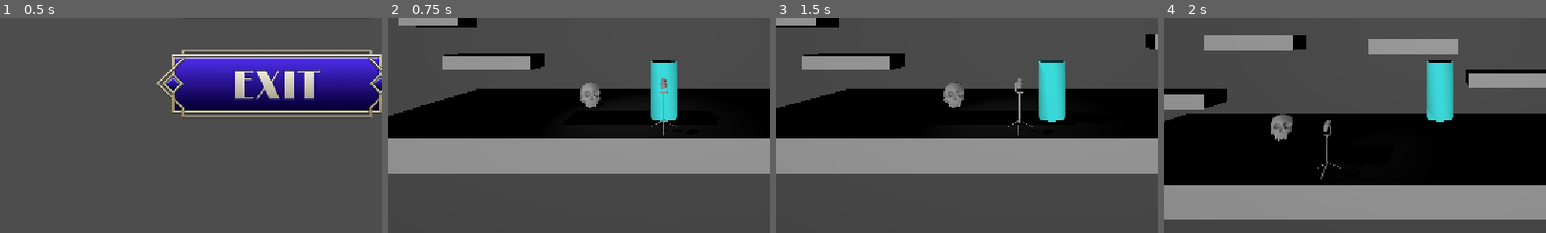
Above: before the commit, frames 1-4 (left to right).
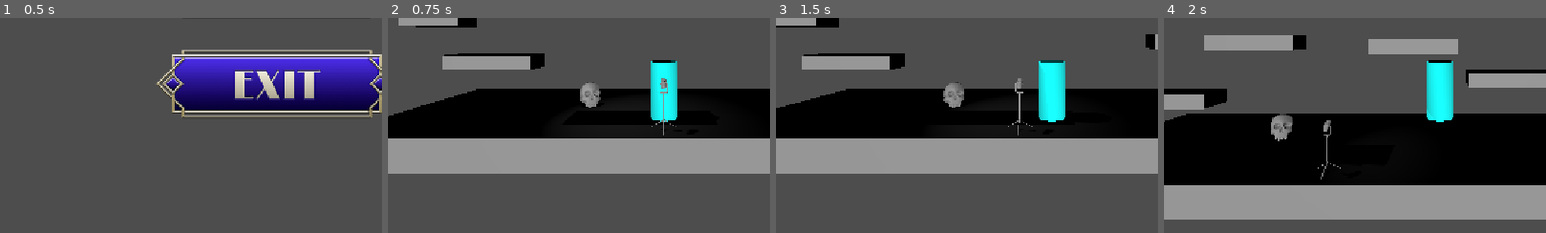
Above: after the commit, the same moments.

Repository: JoesRealAccount/ggj_2026
Game: Godot game, scene res://scenes/main_screen.tscn
The game is run twice, just before and just after one commit, with the same random seed, the same clock (stepped at 60 frames per second) and the same inputs.
Inputs (mouse positions are % of the whole screen's width and height, from its top left):
- Up to frame 1 (0.5 s): no input
- Up to frame 2 (0.75 s): click (50, 38) at 0.5 s
- Up to frame 3 (1.5 s): tap Enter (switch_mask) at 1.25 s; hold D (move_right) from 1.28 s (still down); hold Enter (switch_mask) from 1.28 s (still down)
- Up to frame 4 (2 s): keep holding D (move_right); keep holding Enter (switch_mask); tap W (jump) at 1.52 s
The pictures show only the part of the screen within x 14-64%, y 46-96%; the shares and areas given below are measured in that part.

Frame 1 is identical in both runs. In frame 2, 1.7% of the frame differs, in the area x 68-76%, y 20-49%; in frame 3, 1.9%; in frame 4, 1.9%.

Commit message:
making happynes the starting state

Diff:
--- a/shaders/shader_manager.gd
+++ b/shaders/shader_manager.gd
@@ -19,7 +19,7 @@
 
 var active_overlay_color = Color(0.0, 0.0, 1.0, 0.0)
 
-var current_overlay: overlay_types:
+var current_overlay: overlay_types = overlay_types.HAPPYNESS:
 	set(new_overlay):
 		_kill_all_current_tweens()
 		current_overlay = new_overlay
@@ -39,7 +39,6 @@
 
 func _ready() -> void:
 	_screen_overlay_rect.color = active_overlay_color
-	current_overlay = overlay_types.DEPRESSION
 
 func _kill_all_current_tweens():
 	for tween: Tween in _current_tweens:
